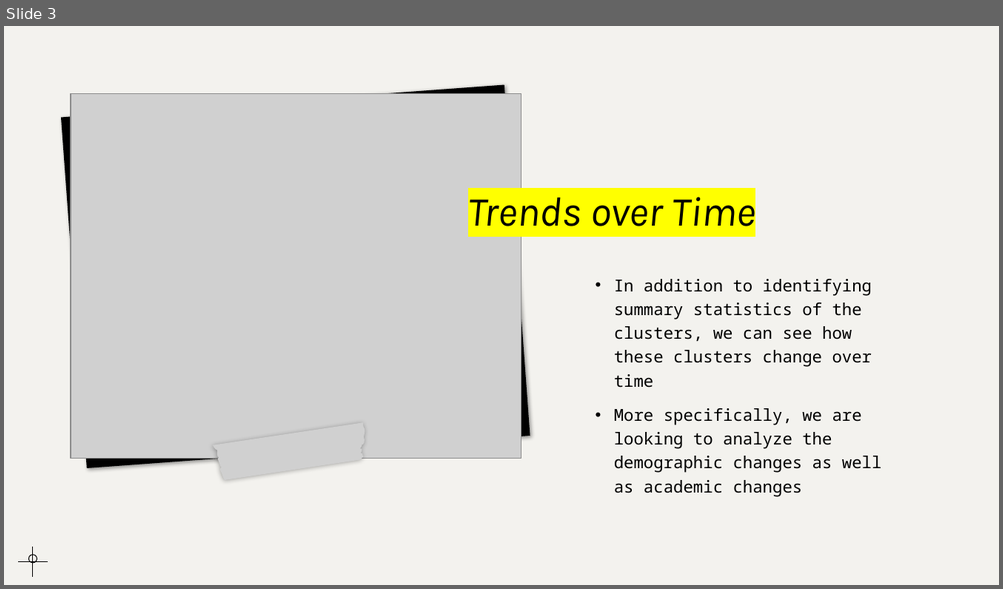
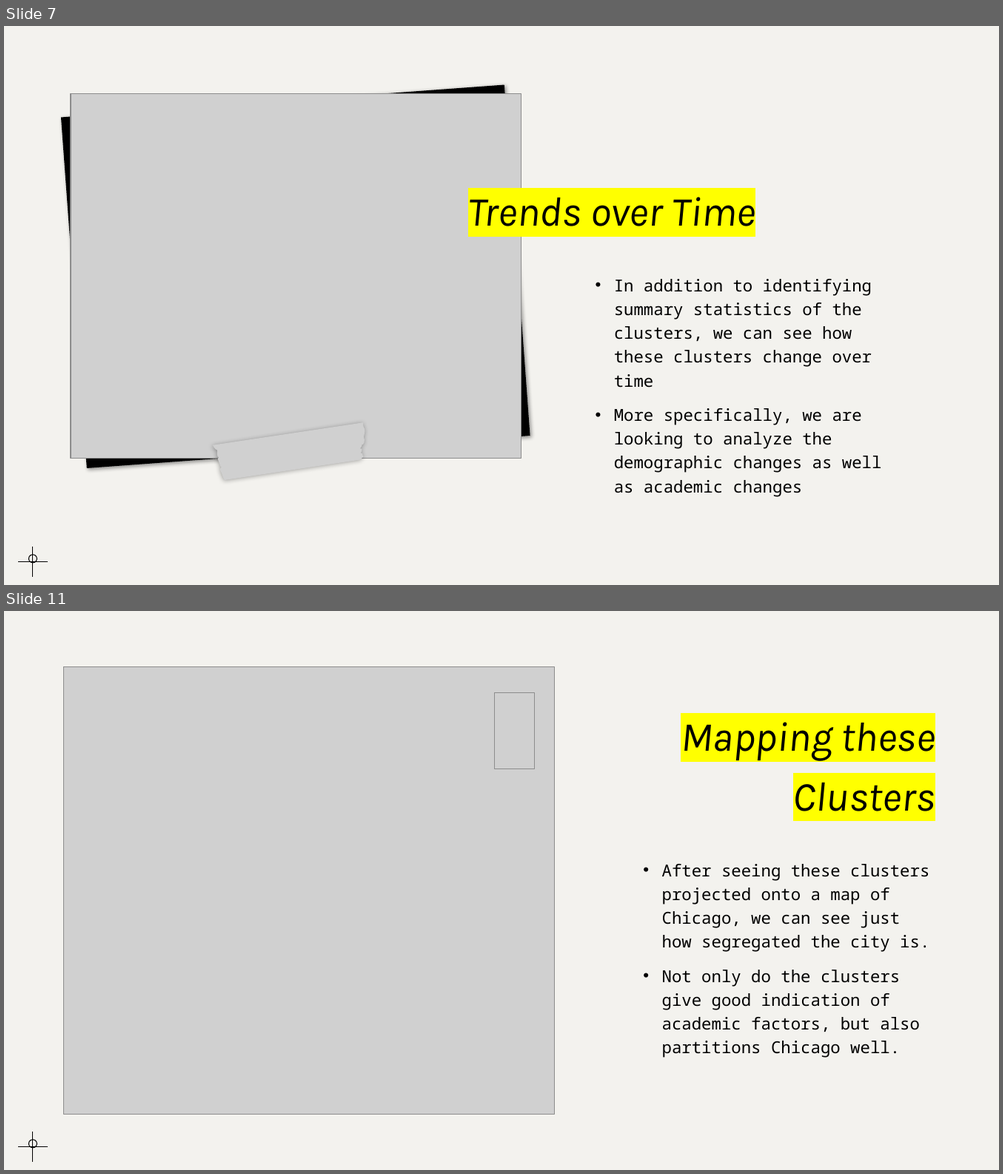
Before and after one commit to mkralis123/SoReMo, a slide deck: SoReMo.pptx. Shown one above the other, each under a label of ours: slide 3 before the commit, slides 7 and 11 after it; the slides between them are not shown. The pictures are 1003x589 and 1003x1174 pixels, drawn with LibreOffice and Linux fonts; fonts in the diff are those of the drawing; grey boxes stand for pictures. Boxes give left, top, right and bottom in pixels: in the first picture for what was removed or moved away, otherwise in the second. Text is boxed around its words. In the diff, an @@ line names an element or a change of style, - is before the commit and + after.

```diff
--- a/SoReMo.pptx
+++ b/SoReMo.pptx
@@ slide 11 added at [4, 611, 999, 1170], background #F3F2EE @@
@@ picture added at [64, 667, 555, 1115] @@
@@ picture added at [494, 692, 535, 769] @@
@@ title added at [680, 714, 936, 812], 40 pt, text #000000, italic @@
+Mapping these Clusters
@@ text added at [662, 864, 929, 1058], 16 pt, text #000000 @@
+• After seeing these clusters projected onto a map of Chicago, we can see just how segregated the city is.
+• Not only do the clusters give good indication of academic factors, but also partitions Chicago well.
@@ ellipse added at [28, 1140, 37, 1148], outline #000000 0.75 pt @@
@@ line added from (33, 1162) to (33, 1133), #000000 0.75 pt @@
@@ line added from (18, 1147) to (47, 1147), #000000 0.75 pt @@
@@ what was slide 3 is now slide 7 @@
```
Also in this commit, not shown: 2 slides changed, 8 other slides added, 1 slide removed, 24 other files.
